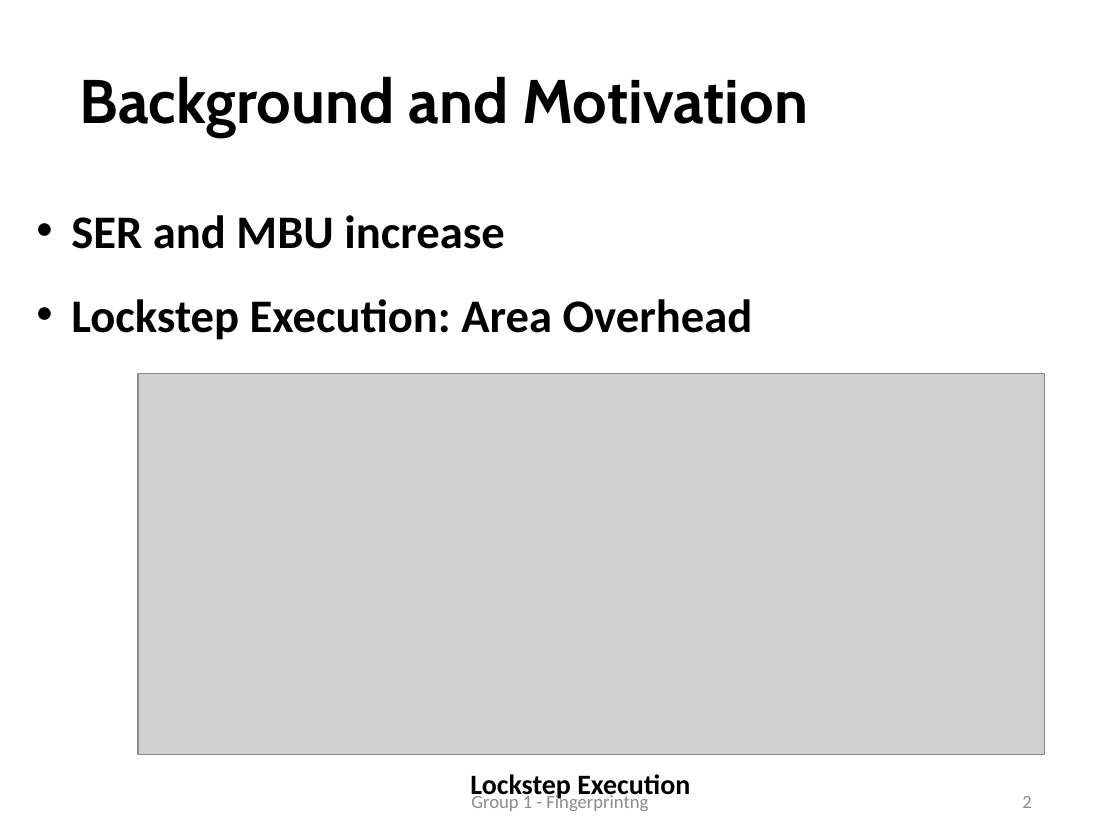
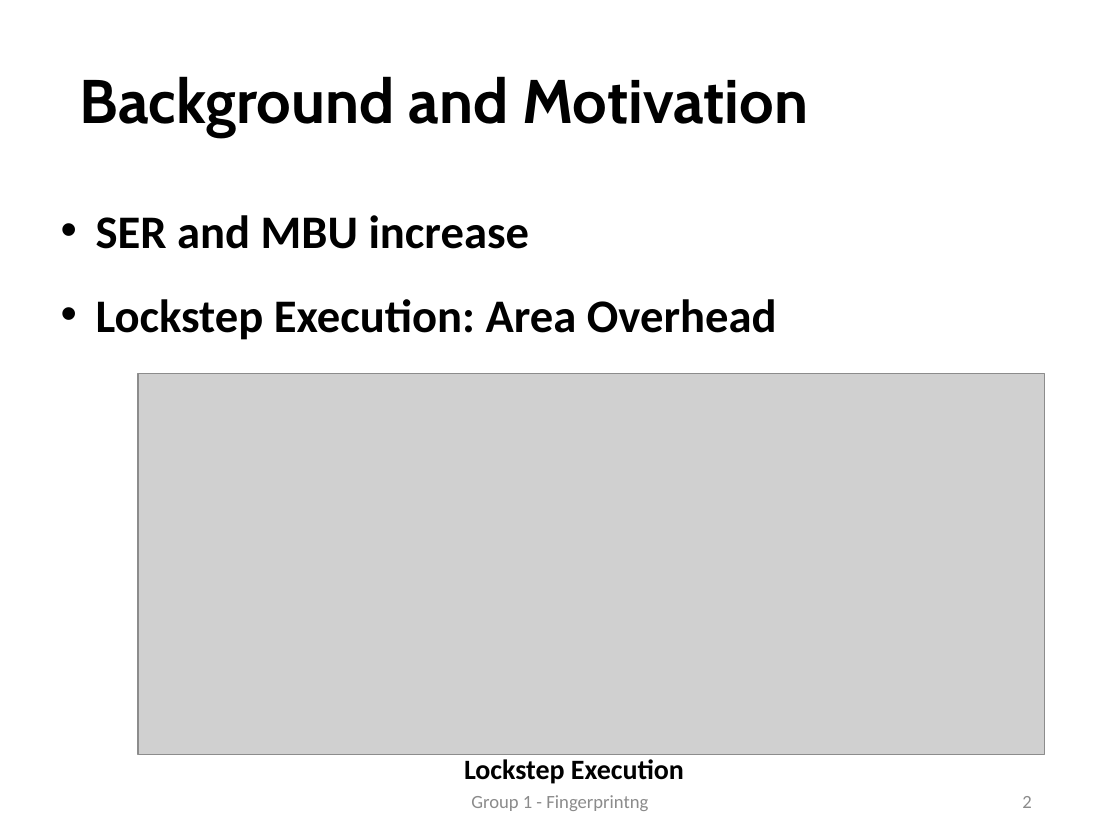
Before and after one commit to faga9267/VLSI---Fingerprinting, a slide deck: slide 2 of presentation/Presentation.pptx. Drawn at 1120x840 pixels with LibreOffice and Linux fonts; fonts in the diff are those of the drawing; grey boxes stand for pictures. Boxes give left, top, right and bottom in pixels: in the first picture for what was removed or moved away, otherwise in the second. Text is boxed around its words. In the diff, an @@ line names an element or a change of style, - is before the commit and + after.

```diff
--- a/presentation/Presentation.pptx
+++ b/presentation/Presentation.pptx
@@ text "SER and MBU increase": place and size @@
-text "SER and MBU increase" at box(71, 215, 753, 340)
+text "SER and MBU increase" at box(96, 215, 777, 340)
@@ text "Lockstep Execution": place and size @@
-text "Lockstep Execution" at box(470, 774, 690, 801)
+text "Lockstep Execution" at box(464, 759, 684, 784)
```
Also in this commit, not shown: 2 other slides changed, 19 slides added, 9 other files.
